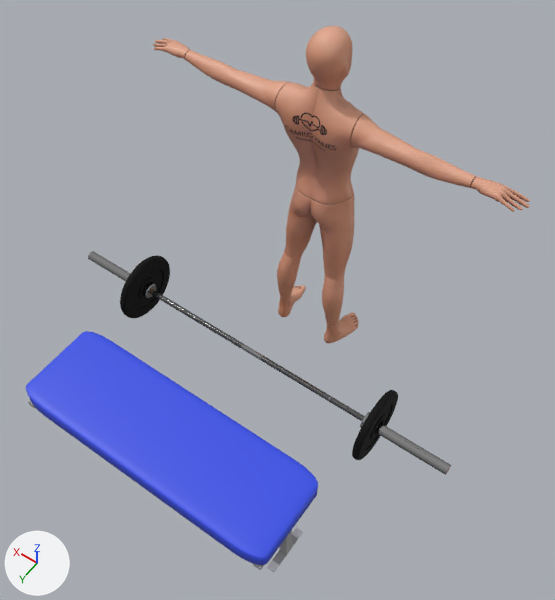
The glTF model models/hip_thrust.glb, before and after one commit.
Before and after are seen from a camera (50 mm lens) standing at (-1.3, 2.14, 3.38) and looking at (-0.14, 0.52, 0.83). Every picture has the same lights, and +X, +Y and +Z are marked at lower left. Where no turn or scale is listed for an object, it has been applied to the vertices.

In view in the first picture: 'Barra olimpica', 'Ch36', 'Roundcube.002'.
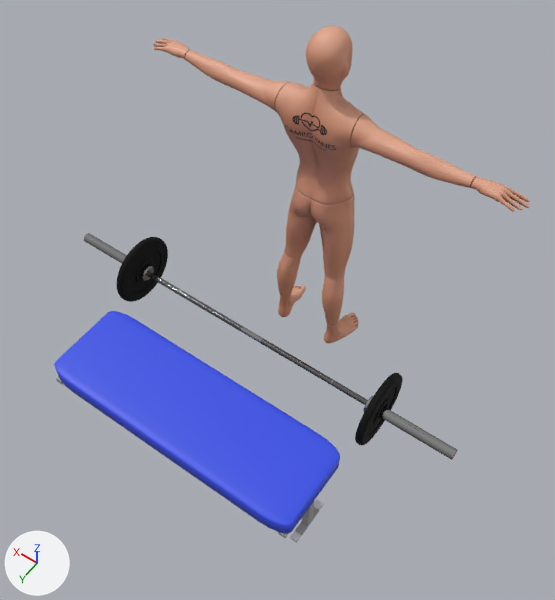
Pixel boxes [x1, y1, x2, y2] of what changed, in the pictures (555 x 600 px):
'Roundcube.002', moved: before [26, 331, 318, 572]; after [54, 311, 340, 543]
'Barra olimpica', moved: before [88, 251, 451, 475]; after [84, 233, 457, 460]

Patch to the scene script:
```diff
--- a/models/hip_thrust.glb.py
+++ b/models/hip_thrust.glb.py
@@ ob_roundcube_002 @@
 ob_roundcube_002 = bpy.data.objects.new('Roundcube.002', me_roundcube_003)
-ob_roundcube_002.location = (0.038, 1.113, 0.325)
+ob_roundcube_002.location = (0.038, 0.94, 0.302)
@@ ob_barra_olimpica @@
 ob_barra_olimpica = bpy.data.objects.new('Barra olimpica', me_object_1)
-ob_barra_olimpica.location = (0.0, 0.467, 0.21)
+ob_barra_olimpica.location = (0.0, 0.46, 0.347)
```
